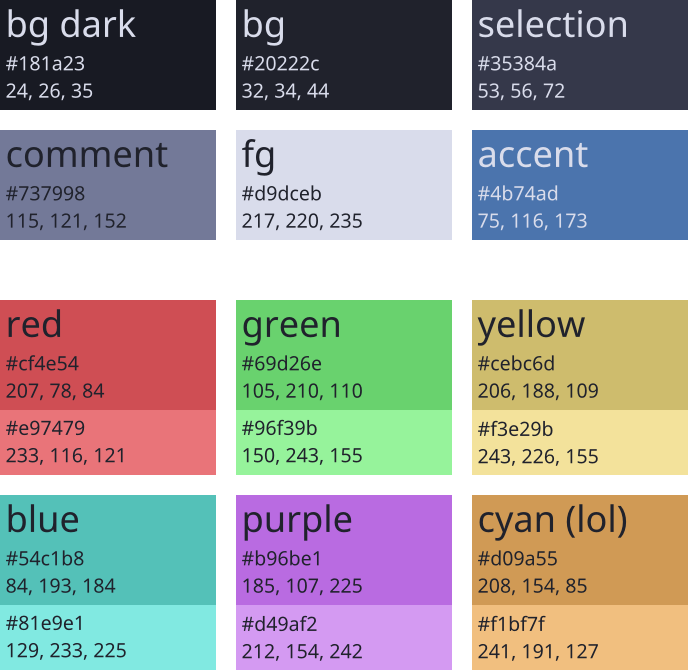
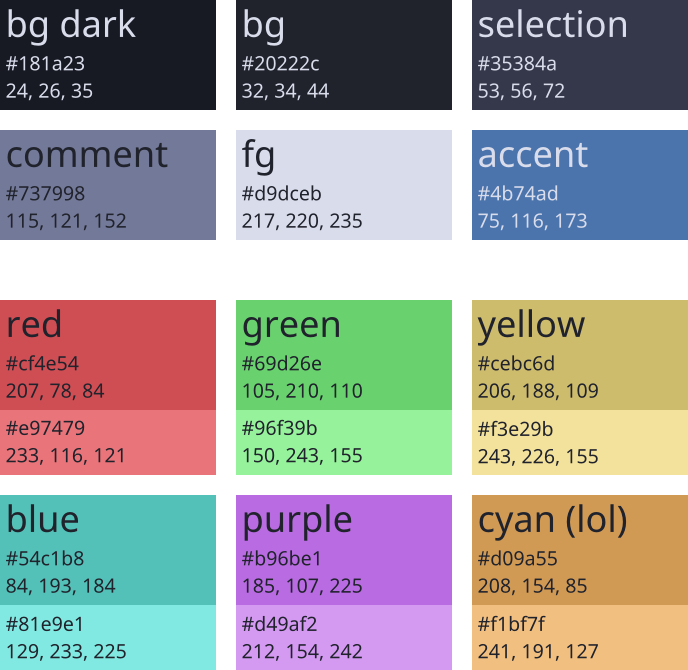
Layered file, before and after one edit (688x670). Changes by layer:
painted on "Paint Layer 1" (2nd of 18, in "colors" › "normal" › "green") over [257, 326, 499, 461]
painted on "Paint Layer 1" (5th of 18, in "colors" › "normal" › "purple") over [297, 459, 496, 461]
painted on "Paint Layer 1" (7th of 18, in "colors" › "bright" › "red") over [6, 326, 304, 632]
painted on "Paint Layer 1" (8th of 18, in "colors" › "bright" › "green") over [257, 326, 499, 461]
painted on "Paint Layer 1" (10th of 18, in "colors" › "bright" › "blue") over [6, 615, 126, 661]
